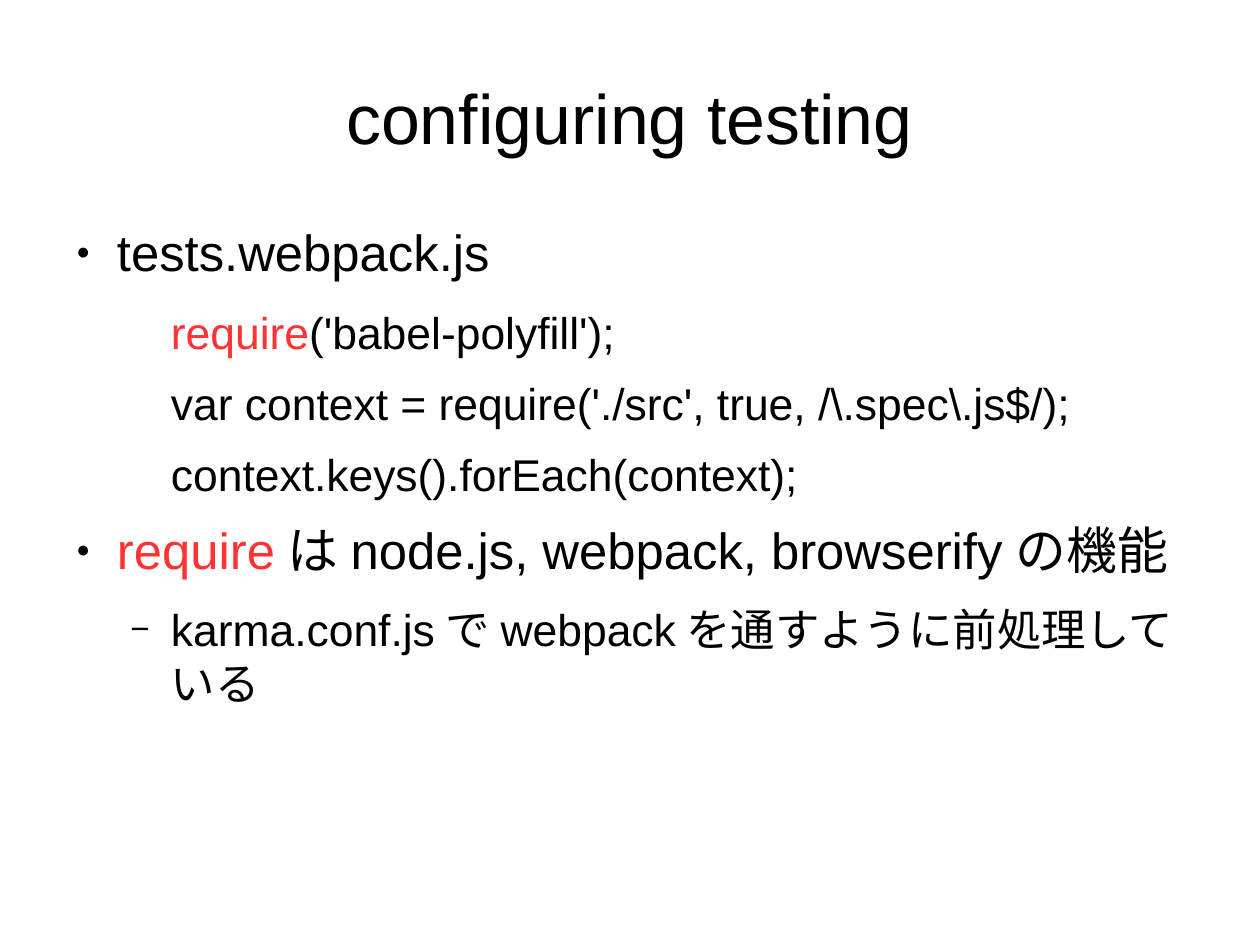
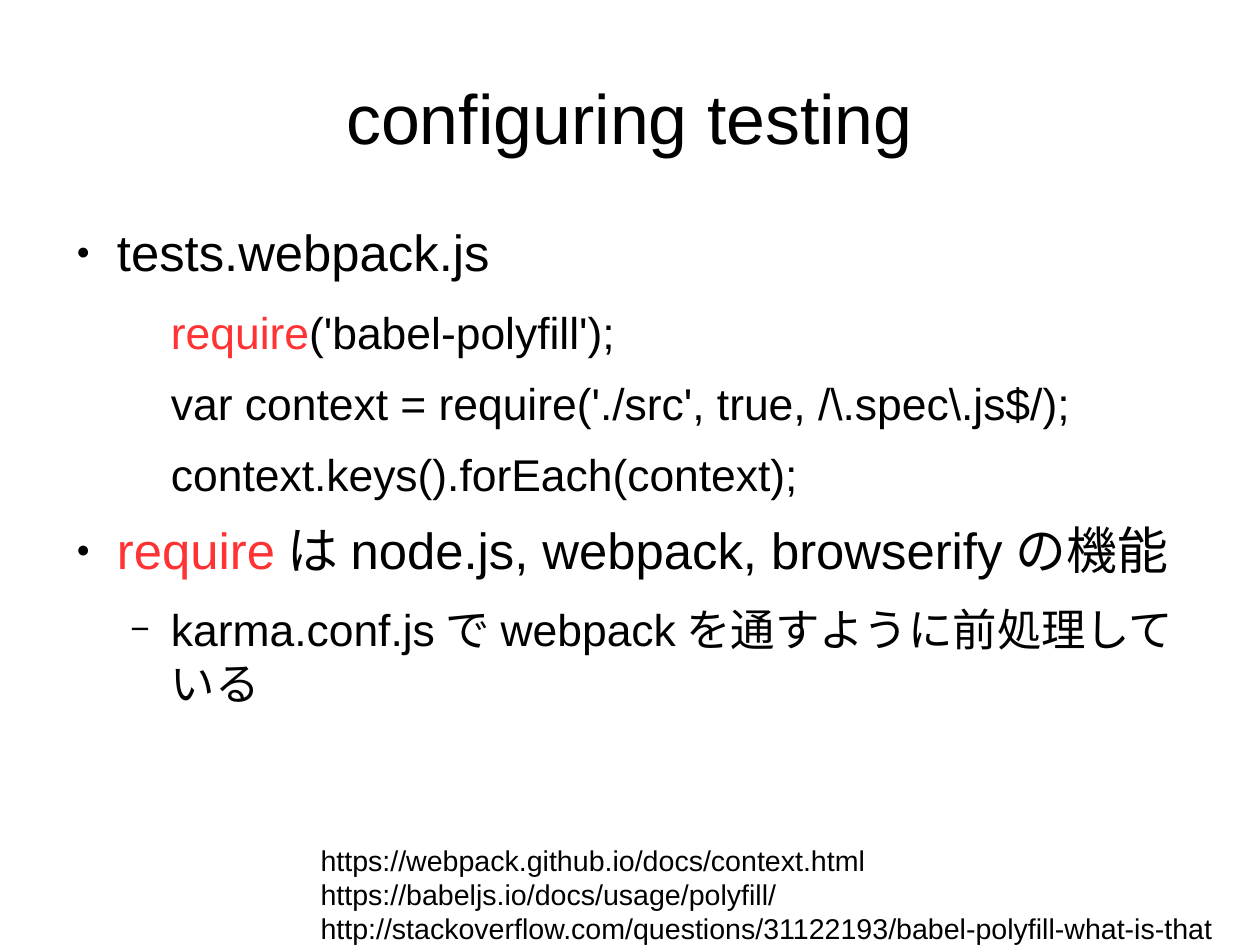
Before and after one commit to sallop/til, a slide deck: slide 26 of cloning-yelp.odp. Drawn at 1260x945 pixels with LibreOffice and Linux fonts; fonts in the diff are those of the drawing. Boxes give left, top, right and bottom in pixels: in the first picture for what was removed or moved away, otherwise in the second. Text is boxed around its words. In the diff, an @@ line names an element or a change of style, - is before the commit and + after.

Commit message:
add reference URI

```diff
--- a/cloning-yelp.odp
+++ b/cloning-yelp.odp
@@ text added at [321,850,1212,945], 18 pt, text #000000 @@
+https://webpack.github.io/docs/context.html
+https://babeljs.io/docs/usage/polyfill/
+http://stackoverflow.com/questions/31122193/babel-polyfill-what-is-that
```
